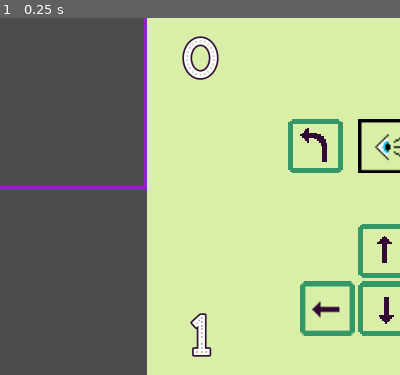
Above: before the commit, frame 1.
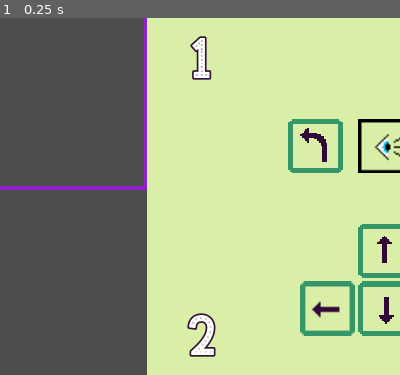
Above: after the commit, the same moment.

Repository: jojva/ld48
Game: Godot game, scene res://Main.tscn
The game is run twice, just before and just after one commit, with the same random seed, the same clock (stepped at 60 frames per second) and the same inputs.
Inputs:
- Up to frame 1 (0.25 s): no input
The pictures show only the part of the screen within x 26-76%, y 25-75%; the shares and areas given below are measured in that part.

The runs differ from the first frame. In frame 1, 1.3% of the frame differs, in the area x 45-55%, y 5-95%.

Commit message:
Index levels starting at 1

Diff:
--- a/Main.gd
+++ b/Main.gd
@@ -18,8 +18,7 @@
 	viewport_container.margin_top = 96
 	viewport.size = Vector2(320, 640)
 	tower.scale = Vector2(2, 2)
-	level_labels.get_node("TopLevel").text = str(level_window)
-	level_labels.get_node("BottomLevel").text = str(level_window + 1)
+	update_level_labels()
 
 
 func _input(e):
@@ -39,8 +38,7 @@
 	if (direction == -1 and tower.current_level < level_window)	or (direction ==  1 and tower.current_level > level_window + 1):
 		level_window += direction
 		tower.position.y = - level_window * Constants.ROWS * Constants.CELL_SIZE * tower.scale.y
-		level_labels.get_node("TopLevel").text = str(level_window)
-		level_labels.get_node("BottomLevel").text = str(level_window + 1)
+		update_level_labels()
 	highlighted_level.rect_position.y = viewport_container.margin_top + (tower.current_level - level_window) * Constants.ROWS * Constants.CELL_SIZE * tower.scale.y
 
 
@@ -48,6 +46,11 @@
 	current_face = (current_face + direction + 4) % 4
 	tower.position.x = - current_face * Constants.COLS * Constants.CELL_SIZE * tower.scale.x
 	eye.set_rotation(current_face * PI / 2)
+
+
+func update_level_labels():
+	level_labels.get_node("TopLevel").text = str(level_window + 1)
+	level_labels.get_node("BottomLevel").text = str(level_window + 2)
 
 
 func _on_TurnLeft_pressed():
